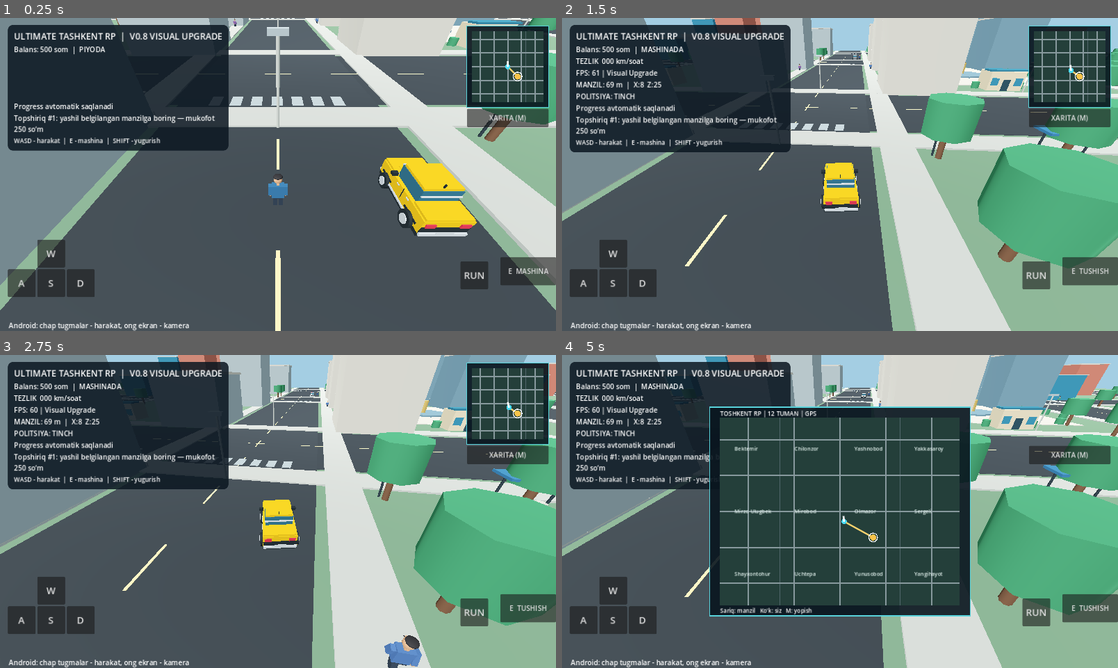
Above: before the commit, frames 1-4 (two rows, left to right).
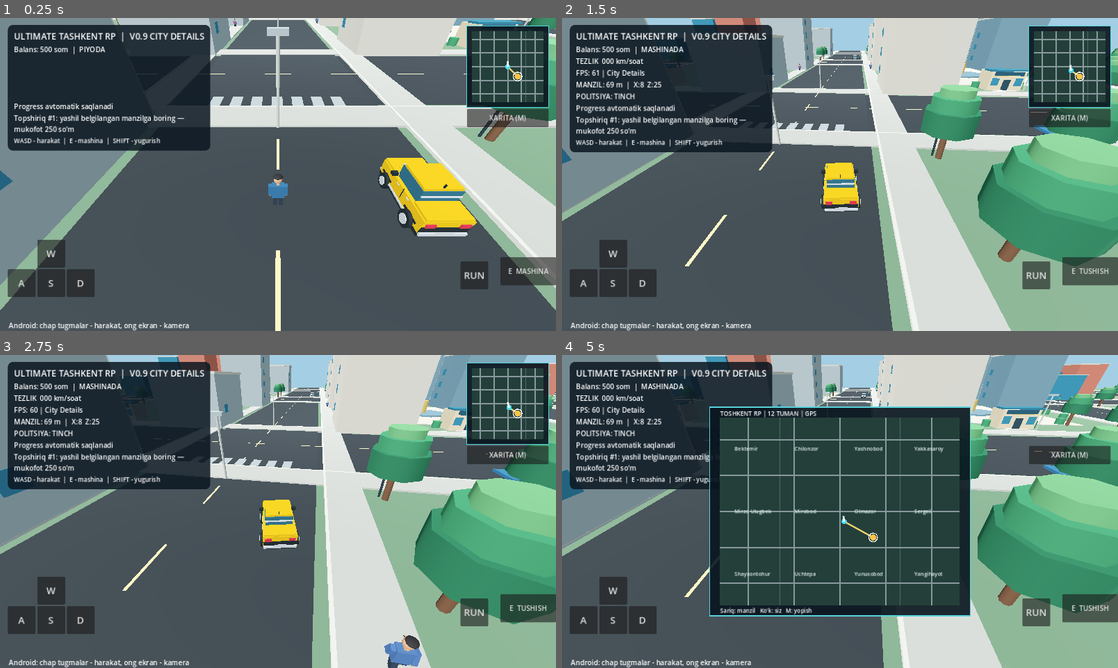
Above: after the commit, the same moments.

Repository: uzumseller500-bot/ultimate-tashkent-rp
Game: Godot game, scene res://scenes/main.tscn
Same seed, same stepped clock (60 frames per second), same inputs: the game is played once before the commit and once after it.
Inputs (mouse positions are in pixels of both pictures, inside the frame that each line leads up to):
- Up to frame 1 (0.25 s): no input
- Up to frame 2 (1.5 s): tap Enter at 0.5 s; move the mouse to (962, 158) at 0.52 s; hold D 0.53-1.25 s; tap E at 0.6 s; click (962, 158) at 0.67 s; drag from (728, 190) to (812, 237) at 1.27 s
- Up to frame 3 (2.75 s): move the mouse to (333, 442) at 2.02 s; hold D from 2.03 s (still down); hold Shift from 2.03 s (still down)
- Up to frame 4 (5 s): release D at 2.75 s; release Shift at 2.75 s; drag from (812, 574) to (673, 464) at 2.77 s; move the mouse to (1006, 558) at 3.52 s; hold A 3.53-4.25 s; tap M at 3.6 s; drag from (673, 464) to (756, 433) at 4.27 s

The runs differ from the first frame. In frame 1, 3.2% of the frame differs, in the area x 0-100%, y 0-87%; in frame 2, 10%, in the area x 0-100%, y 0-100%; in frame 3, 9.9%; in frame 4, 8.7%.

Commit message:
V0.9 graphics: layered trees, facade side windows, curbs and detailed shop fronts

Diff:
--- a/scripts/main.gd
+++ b/scripts/main.gd
@@ -190,6 +190,9 @@
 	var stripe := _mat(Color("f1da95"))
 	var trunk := _mat(Color("684a36"))
 	var leaf := _mat(Color("3c885d"))
+	var leaf_light := _mat(Color("63a36c"))
+	var leaf_dark := _mat(Color("286b4c"))
+	var curb := _mat(Color("d5d5cb"))
 	var glass := _mat(Color("397d9a"), 0.18)
 	var concrete := _mat(Color("c4c0b4"))
 	var red := _mat(Color("ba6c5c"))
@@ -207,6 +210,8 @@
 		for margin in [-14.0,14.0]:
 			_box(self, "Sidewalk", Vector3(0,0.1,pos+margin), Vector3(490,0.2,4), side)
 			_box(self, "Sidewalk", Vector3(pos+margin,0.1,0), Vector3(4,0.2,490), side)
+			_box(self, "Pavement curb", Vector3(0,0.16,pos+margin-2.05), Vector3(490,.26,.24), curb)
+			_box(self, "Pavement curb", Vector3(pos+margin-2.05,0.16,0), Vector3(.24,.26,490), curb)
 	# Low-poly Tashkent-inspired blocks, apartment towers, office glass and park trees.
 	var facade := [concrete, red, blue, white, glass]
 	for ix in range(-5,6):
@@ -222,7 +227,9 @@
 					var ax := x + (t%2)*12.0 - 5.0
 					var az := z + (t/2)*12.0 - 5.0
 					_cylinder(self, "Tree trunk", Vector3(ax,1.6,az), 0.35,3.2,trunk)
-					_cylinder(self, "Tree canopy", Vector3(ax,4.4,az), 2.4,3.4,leaf)
+					_cylinder(self, "Tree canopy", Vector3(ax,4.05,az), 2.5,2.1,leaf_dark)
+					_cylinder(self, "Tree middle leaves", Vector3(ax,5.55,az), 2.1,1.5,leaf)
+					_cylinder(self, "Tree crown", Vector3(ax,6.45,az), 1.55,1.1,leaf_light)
 			else:
 				var h := 11.0 + float(abs(ix*13+iz*7)%5)*6.0
 				var m: Material = facade[absi(ix*3+iz*5)%facade.size()]
@@ -238,10 +245,14 @@
 						_box(self,"Window glass",Vector3(wx,floor_y,z-8.66),Vector3(2.75,2.06,.09),glass)
 						_box(self,"Window center bar",Vector3(wx,floor_y,z-8.74),Vector3(.08,2.13,.09),facade_trim)
 						_box(self,"Window sill",Vector3(wx,floor_y-1.17,z-8.74),Vector3(3.3,.15,.3),facade_trim)
+						_box(self,"Side window left",Vector3(x-8.08,floor_y,z-4.3),Vector3(.08,1.8,2.0),glass)
+						_box(self,"Side window right",Vector3(x+8.08,floor_y,z+4.3),Vector3(.08,1.8,2.0),glass)
 				_box(self,"Roof rim",Vector3(x,h+0.25,z),Vector3(16.6,0.5,17.6),concrete)
 				_box(self,"Entrance",Vector3(x,1.6,z-8.65),Vector3(2.5,3.1,0.12),_mat(Color("334b52")))
 				_box(self,"Entrance canopy",Vector3(x,3.45,z-9.45),Vector3(4.4,.26,1.9),facade_trim)
 				_box(self,"Entrance step",Vector3(x,.13,z-9.25),Vector3(3.4,.26,1.2),concrete)
+				_box(self,"Facade pillar L",Vector3(x-7.8,h*.5,z-8.64),Vector3(.26,h,.26),facade_trim)
+				_box(self,"Facade pillar R",Vector3(x+7.8,h*.5,z-8.64),Vector3(.26,h,.26),facade_trim)
 				_box(self,"Base trim",Vector3(x,0.45,z-8.7),Vector3(16.1,0.65,0.15),side)
 	# A monumental central plaza, fountain and bazaar-style landmark.
 	_box(self,"Central square",Vector3(45,0.08,-45),Vector3(40,0.15,40),concrete)
@@ -290,12 +301,16 @@
 		var shop_z: float = -21.0
 		_box(self,"City shop",Vector3(shop_x,2.1,shop_z),Vector3(8.0,4.2,5.2),shop_wall,true)
 		_box(self,"Shop awning",Vector3(shop_x,4.45,shop_z+1.3),Vector3(9.0,.35,3.0),shop_roof)
+		_box(self,"Storefront signboard",Vector3(shop_x,3.78,shop_z+2.75),Vector3(6.6,.85,.16),_mat(Color("204c60")))
+		_box(self,"Storefront sign trim",Vector3(shop_x,3.3,shop_z+2.85),Vector3(6.8,.08,.17),gold)
+		_box(self,"Storefront step",Vector3(shop_x,.10,shop_z+3.1),Vector3(5.2,.2,1.15),concrete)
 		_box(self,"Shop door",Vector3(shop_x,1.25,shop_z+2.68),Vector3(1.6,2.5,.10),shop_door)
 		for pane in [-2.7,2.7]:
 			_box(self,"Shop window",Vector3(shop_x+pane,2.0,shop_z+2.7),Vector3(1.65,1.65,.08),glass)
 	for kiosk_x in [-115.0, -35.0, 115.0]:
 		_box(self,"Street kiosk",Vector3(kiosk_x,1.45,35.0),Vector3(4.2,2.9,3.5),kiosk_orange,true)
 		_box(self,"Kiosk canopy",Vector3(kiosk_x,3.05,35.0),Vector3(5.2,.3,4.1),shop_roof)
+		_box(self,"Kiosk sign",Vector3(kiosk_x,2.68,33.18),Vector3(3.7,.43,.11),_mat(Color("e8d3a0")))
 		_box(self,"Kiosk serving window",Vector3(kiosk_x,1.95,33.2),Vector3(2.8,1.25,.08),glass)
 	# Park benches and planter beds near the fountain plaza.
 	for bench_x in [26.0, 45.0, 64.0]:
@@ -509,7 +524,7 @@
 	var labels := VBoxContainer.new()
 	top.add_child(labels)
 	var title := Label.new()
-	title.text = "ULTIMATE TASHKENT RP  |  V0.8 VISUAL UPGRADE"
+	title.text = "ULTIMATE TASHKENT RP  |  V0.9 CITY DETAILS"
 	title.add_theme_font_size_override("font_size",20)
 	labels.add_child(title)
 	coins_label = Label.new()
@@ -669,7 +684,7 @@
 		if speed_label:
 			speed_label.text = "TEZLIK  %03d km/soat" % int(absf(car_velocity)*5.0) if car_mode else "PIYODA  •  WASD"
 		if fps_label:
-			fps_label.text = "FPS: %d | Visual Upgrade" % Engine.get_frames_per_second()
+			fps_label.text = "FPS: %d | City Details" % Engine.get_frames_per_second()
 		if navigation_label:
 			var focus_position: Vector3 = car.global_position if car_mode else player.global_position
 			var meters := int(focus_position.distance_to(mission_target))
